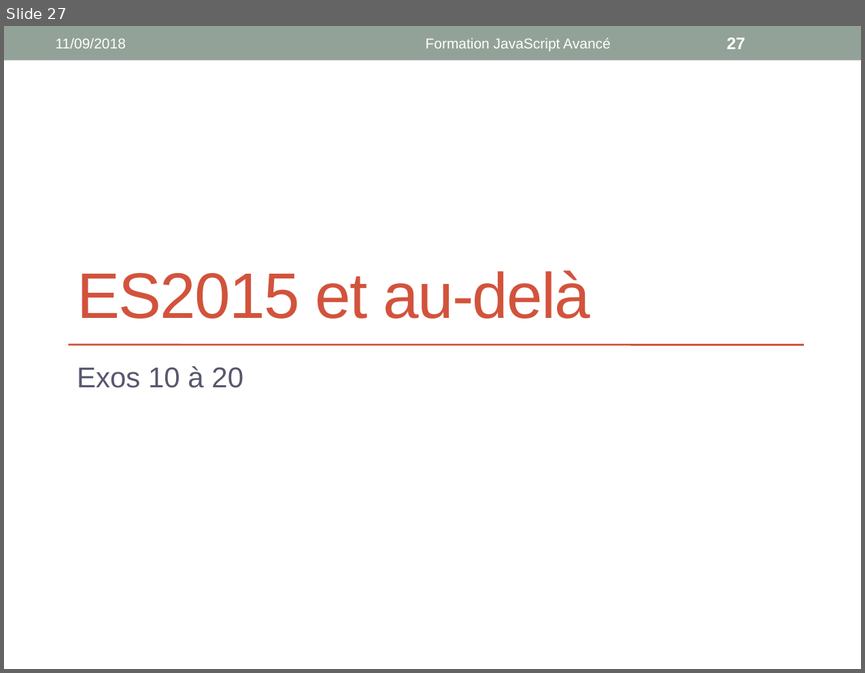
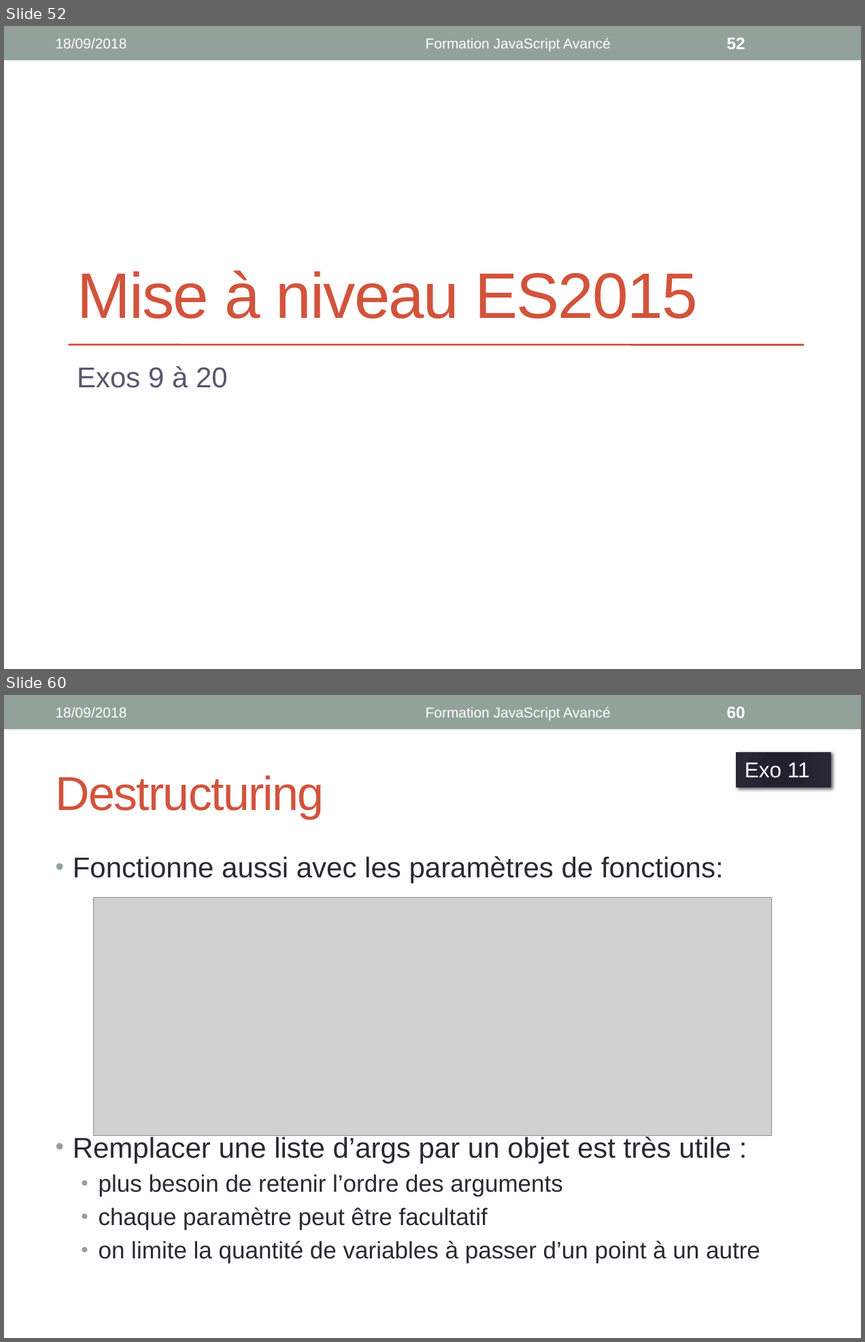
Before and after one commit to worldline/JS-Training, a slide deck: presenter_slides.pptx. Shown one above the other, each under a label of ours: slide 27 before the commit, slides 52 and 60 after it; the slides between them are not shown. The pictures are 865x673 and 865x1342 pixels, drawn with LibreOffice and Linux fonts; fonts in the diff are those of the drawing; grey boxes stand for pictures. Boxes give left, top, right and bottom in pixels: in the first picture for what was removed or moved away, otherwise in the second. Text is boxed around its words. In the diff, an @@ line names an element or a change of style, - is before the commit and + after.

```diff
--- a/presenter_slides.pptx
+++ b/presenter_slides.pptx
@@ slide 60 added at bbox=[4, 695, 861, 1338], background #FFFFFF; not listed: 1 template element that a slide beside it also shows @@
@@ text added at bbox=[56, 707, 127, 717], 12 pt, text #FFFFFF @@
+18/09/2018
@@ text added at bbox=[426, 707, 611, 720], 12 pt, text #FFFFFF @@
+Formation JavaScript Avancé
@@ page number added at bbox=[727, 707, 745, 718], 14 pt, text #FFFFFF, bold @@
+60
@@ rectangle added at bbox=[736, 752, 830, 787], fill gradient #21212F to #21212E to #252534 to #292934, outline #292934 0.75 pt, 18 pt, text #FFFFFF @@
+Exo 11
@@ title added at bbox=[56, 775, 324, 819], 40 pt, text #D2533C @@
+Destructuring
@@ text added at bbox=[73, 856, 760, 1263], 20 pt, text #292934 @@
+• Fonctionne aussi avec les paramètres de fonctions:
+• Remplacer une liste d’args par un objet est très utile :
+  • plus besoin de retenir l’ordre des arguments
+  • chaque paramètre peut être facultatif
+  • on limite la quantité de variables à passer d’un point à un autre
@@ picture added at bbox=[93, 897, 772, 1136] @@
@@ what was slide 27 is now slide 52 @@
@@ slide 52 changed as well @@
@@ text at bbox=[56, 38, 127, 48]: text changed @@
-11/09/2018
+18/09/2018
@@ page number at bbox=[727, 38, 745, 49]: text changed @@
-27
+52
@@ title at bbox=[77, 270, 698, 318]: text changed @@
-ES2015 et au-delà
+Mise à niveau ES2015
@@ subtitle at bbox=[77, 366, 228, 388]: text changed @@
-Exos 10 à 20
+Exos 9 à 20
```
Also in this commit, not shown: 30 other slides changed, 39 other slides added.
